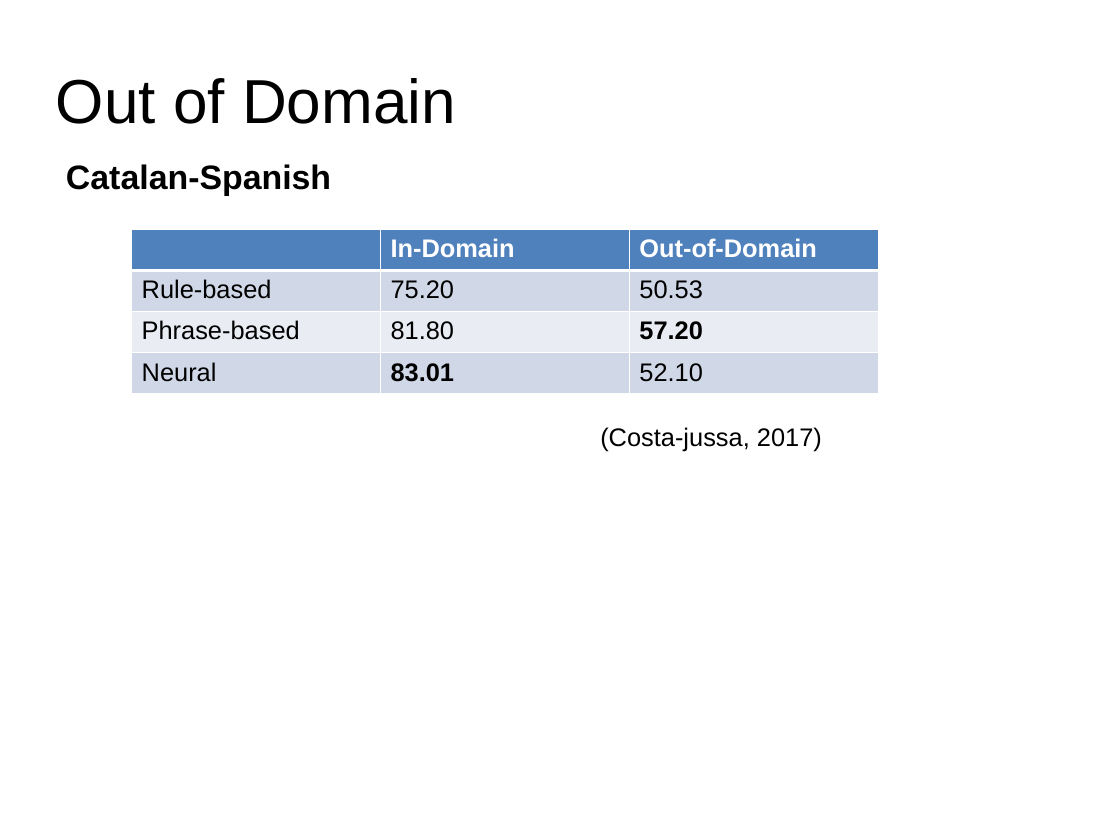
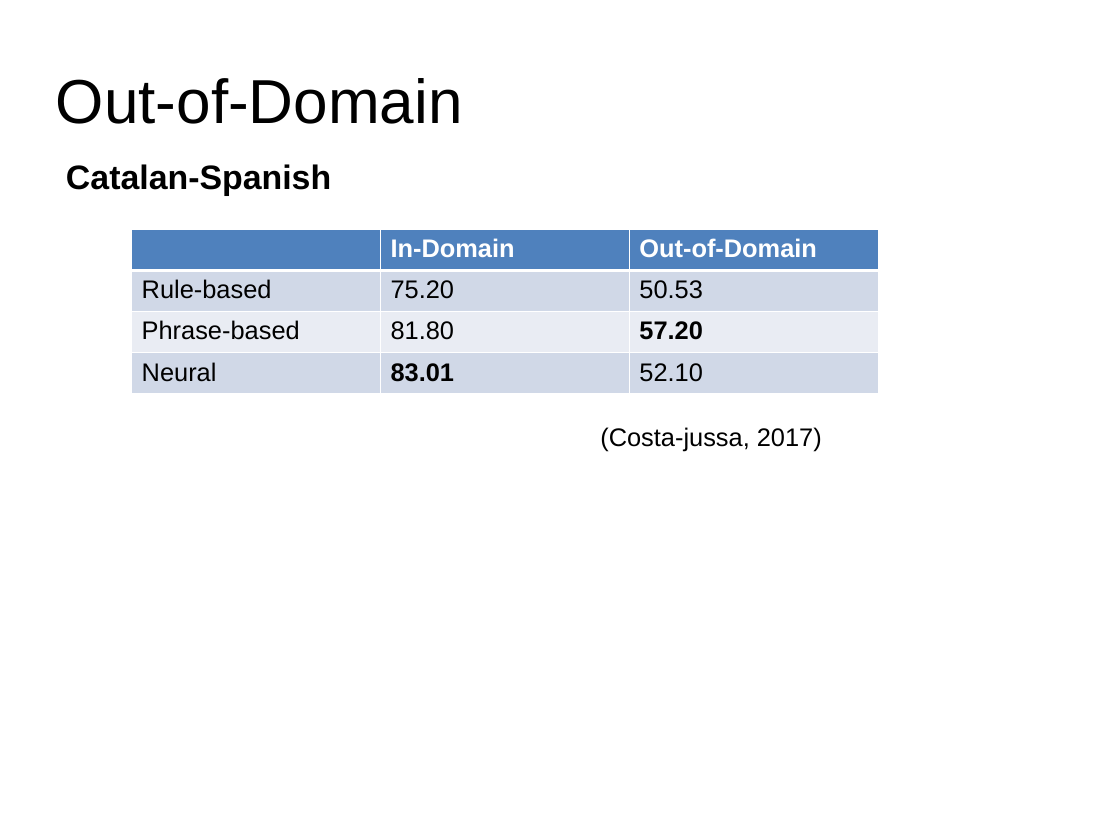
Before and after one commit to hieuhoang/papers, a slide deck: slide 11 of mtma17/slides.pptx. Drawn at 1120x840 pixels with LibreOffice and Linux fonts; fonts in the diff are those of the drawing. Boxes give left, top, right and bottom in pixels: in the first picture for what was removed or moved away, otherwise in the second. Text is boxed around its words. In the diff, an @@ line names an element or a change of style, - is before the commit and + after.

```diff
--- a/mtma17/slides.pptx
+++ b/mtma17/slides.pptx
@@ text at box(56, 78, 463, 124): text changed @@
-Out of Domain
+Out-of-Domain
```
Also in this commit, not shown: 9 other slides changed, 1 slide added, 1 other file.
